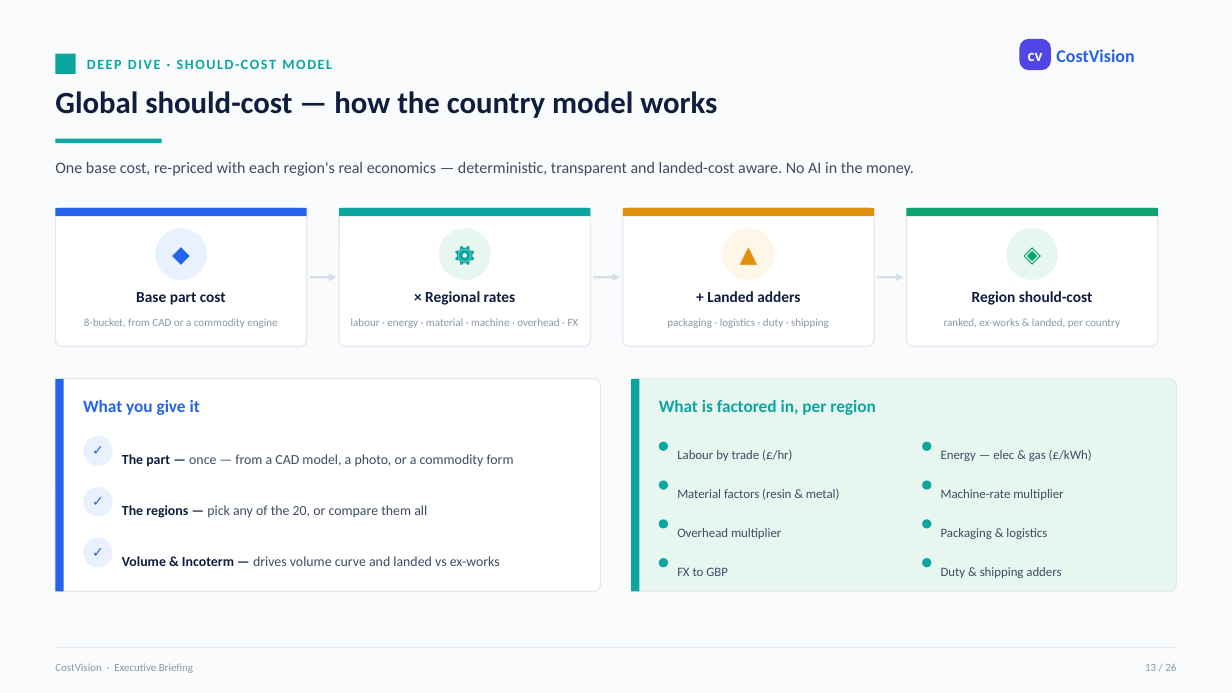
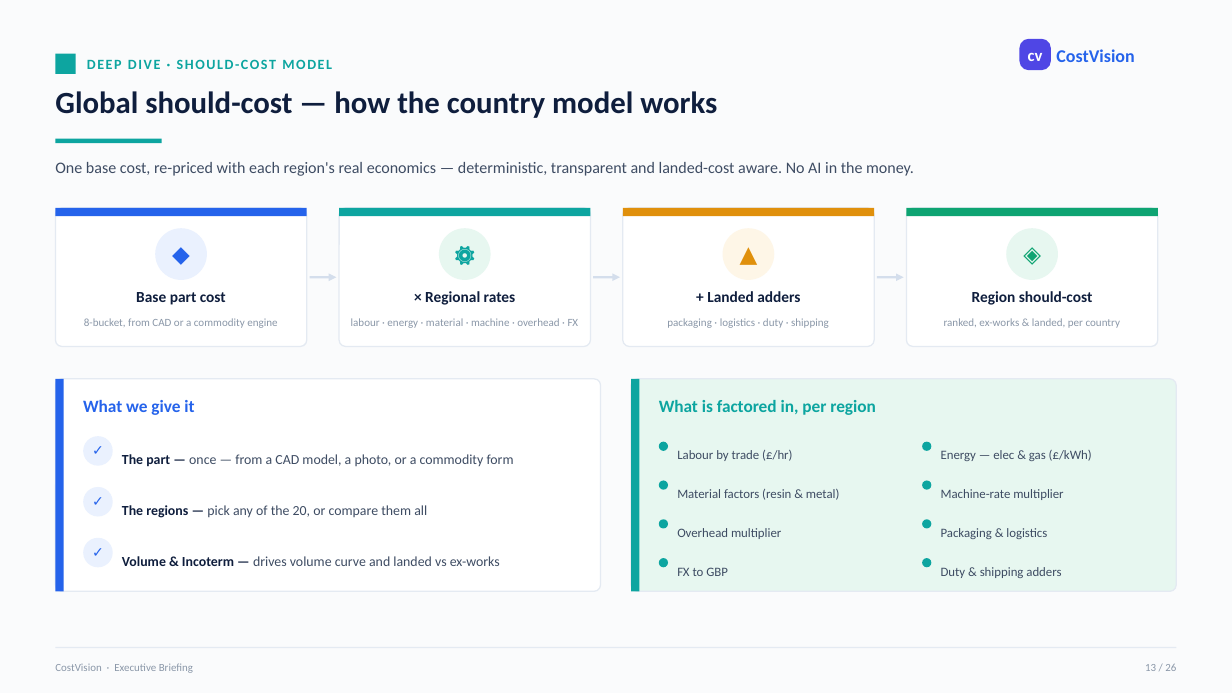
Before and after one commit to bhosaleavinash546/leamington-marathi, a slide deck: slide 13 of CostVision-Platform-Executive-Briefing.pptx. Drawn at 1232x693 pixels with LibreOffice and Linux fonts; fonts in the diff are those of the drawing. Boxes give left, top, right and bottom in pixels: in the first picture for what was removed or moved away, otherwise in the second. Text is boxed around its words. In the diff, an @@ line names an element or a change of style, - is before the commit and + after.

```diff
--- a/CostVision-Platform-Executive-Briefing.pptx
+++ b/CostVision-Platform-Executive-Briefing.pptx
@@ text at <box>83,400,194,415</box>: text changed @@
-What you give it
+What we give it
```
Also in this commit, not shown: 14 other slides changed.
